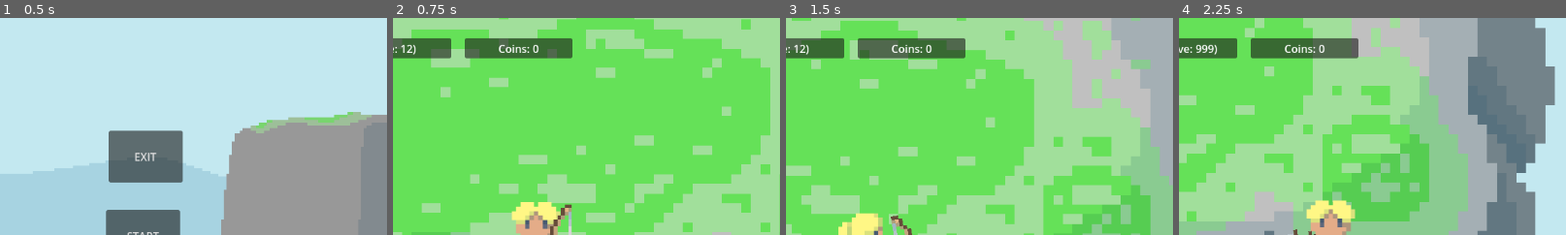
Above: before the commit, frames 1-4 (left to right).
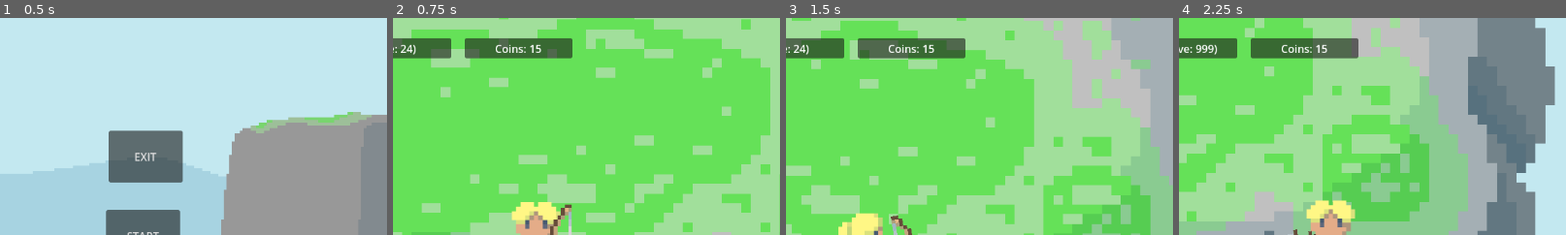
Above: after the commit, the same moments.

Repository: Kryzi/Eksamens-projekt
Game: Godot game, scene res://scenes/main_menu/main_menu.tscn
Same seed, same stepped clock (60 frames per second), same inputs: the game is played once before the commit and once after it. The engine's default icon, where the game draws it, is replaced by a stand-in: a white triangle on a blue panel in a dark square.
Inputs (mouse positions are % of the whole screen's width and height, from its top left):
- Up to frame 1 (0.5 s): no input
- Up to frame 2 (0.75 s): click "START" at 0.5 s
- Up to frame 3 (1.5 s): move the mouse to (72, 45) at 1.27 s; hold D (Right) from 1.28 s (still down); tap 0 (0) at 1.35 s
- Up to frame 4 (2.25 s): tap X (x) at 1.55, 2.1 s; move the mouse to (30, 55) at 2.02 s; release D (Right) at 2.03 s; hold S (Down) from 2.03 s (still down)
The pictures show only the part of the screen within x 32-81%, y 0-50%; the shares and areas given below are measured in that part.

Frame 1 is identical in both runs. In frame 2, 0.3% of the frame differs, in the area x 2-39%, y 12-17%; in frame 3, 0.3%; in frame 4, 0.3%.

Commit message:
shop Keeper

Diff:
--- a/globals/player_info.gd
+++ b/globals/player_info.gd
@@ -5,7 +5,7 @@
 signal coin_count_changed(new_coins: int)
 signal win_screen_reached(is_player_victorious: bool,coins_high_score: int)
 
-var current_coins: int = 0:
+var current_coins: int = 15:
 	set(value):
 		current_coins = value
 		coin_count_changed.emit(current_coins)
--- a/scenes/layouts/shop/layout_1_bridge_shop.tscn
+++ b/scenes/layouts/shop/layout_1_bridge_shop.tscn
@@ -25,7 +25,9 @@
 [ext_resource type="PackedScene" uid="uid://556qme2y04kq" path="res://scenes/weapons/fire_staff/fire_staff.tscn" id="18_batoi"]
 [ext_resource type="Texture2D" uid="uid://bdg2ds0brm88q" path="res://sprites/vaaben/ranged/ild_stav/ild-stav_idle.png" id="19_dip50"]
 [ext_resource type="Texture2D" uid="uid://mckmd17nrgpn" path="res://sprites/omraader/omraade1/bro/bro_ned-ende.png" id="19_puqjo"]
-[ext_resource type="Texture2D" uid="uid://d6d3sonbjqjh" path="res://sprites/omraader/omraade1/o1_kun-taage.png" id="20_8wijq"]
+[ext_resource type="Texture2D" uid="uid://chxdt75id3h2c" path="res://sprites/omraader/omraade1/o1_kun-taage.png" id="20_8wijq"]
+[ext_resource type="Script" path="res://scripts/shop/shop_keeper.gd" id="27_d84on"]
+[ext_resource type="Texture2D" uid="uid://cxdktks84mnsy" path="res://icon.svg" id="28_fypwu"]
 
 [sub_resource type="Resource" id="Resource_shqo3"]
 script = ExtResource("15_6p3av")
@@ -94,6 +96,7 @@
 shop_item_resource_array = Array[ExtResource("15_6p3av")]([SubResource("Resource_shqo3"), SubResource("Resource_5o5c1") …(188 unchanged characters)…
 
 [node name="TaageBagrund" type="TextureRect" parent="."]
+layout_mode = 0
 offset_left = -10174.0
 offset_top = -4968.0
 offset_right = 13664.0
@@ -190,6 +193,33 @@
 theme_override_font_sizes/font_size = 22
 text = "Filler"
 
+[node name="ShopKeeper" type="Node2D" parent="."]
+position = Vector2(959, 495)
+script = ExtResource("27_d84on")
+
+[node name="Sprite2D" type="Sprite2D" parent="ShopKeeper"]
+texture = ExtResource("28_fypwu")
+
+[node name="RefillAmmo" type="Button" parent="ShopKeeper"]
+offset_left = -257.0
+offset_top = 38.0
+offset_right = -19.0
+offset_bottom = 125.0
+theme_override_font_sizes/font_size = 22
+text = "Refill Ammo: 10 Coins"
+
+[node name="RichTextLabel" type="RichTextLabel" parent="ShopKeeper"]
+visible = false
+offset_left = 70.0
+offset_top = -32.0
+offset_right = 209.0
+offset_bottom = 31.0
+theme_override_font_sizes/normal_font_size = 22
+text = "Spasser"
+
 [connection signal="mouse_entered" from="limitPurchase" to="." method="_on_limit_purchase_mouse_entered"]
 [connection signal="mouse_exited" from="limitPurchase" to="." method="_on_limit_purchase_mouse_exited"]
 [connection signal="pressed" from="limitPurchase" to="." method="_on_limit_purchase_pressed"]
+[connection signal="mouse_entered" from="ShopKeeper/RefillAmmo" to="ShopKeeper" method="_on_refill_ammo_mouse_entered"]
+[connection signal="mouse_exited" from="ShopKeeper/RefillAmmo" to="ShopKeeper" method="_on_refill_ammo_mouse_exited"]
+[connection signal="pressed" from="ShopKeeper/RefillAmmo" to="ShopKeeper" method="_on_refill_ammo_pressed"]
--- a/scenes/main/player.tscn
+++ b/scenes/main/player.tscn
@@ -200,7 +200,6 @@
 script = ExtResource("3_fteec")
 
 [node name="BasicBow" parent="Weapon" instance=ExtResource("4_p5qdd")]
-maxAmmo = 12
 
 [node name="BasicKnife" parent="Weapon" instance=ExtResource("20_y8slu")]
 FPS_SpeedScale = 2.5
--- /dev/null
+++ b/scripts/shop/shop_keeper.gd
@@ -0,0 +1,31 @@
+extends Node2D
+
+@onready var weapon = get_node("/root/Main/Player/Weapon")
+
+var refillPrice = 10
+
+func _ready() -> void:
+	$RefillAmmo.text = "Refill Ammo: " + str(refillPrice) + " Coins"
+
+
+func _on_refill_ammo_pressed() -> void:
+	if PlayerInfo.current_coins >= refillPrice and weapon.weapons[weapon.currentWeapon].ranged == true and weapon.weapons[weapon.currentWeapon].reserveAmmo != weapon.weapons[weapon.currentWeapon].maxAmmo:
+		PlayerInfo.current_coins -= refillPrice
+		weapon.weapons[weapon.currentWeapon].reserveAmmo = weapon.weapons[weapon.currentWeapon].maxAmmo
+
+		PlayerInfo.ammo_data = {
+		"current_ammo": weapon.weapons[weapon.currentWeapon].currentAmmo,
+		"mag_size": weapon.weapons[weapon.currentWeapon].magSize,
+		"reserve_ammo": weapon.weapons[weapon.currentWeapon].reserveAmmo
+		}
+
+	else:
+		print("Du har max skud eller et melee våben")
+
+
+func _on_refill_ammo_mouse_entered() -> void:
+	PlayerInfo.is_interacting_with_UI = true
+
+
+func _on_refill_ammo_mouse_exited() -> void:
+	PlayerInfo.is_interacting_with_UI = false
Not shown: 1 places in scenes/layouts/shop/layout_1_bridge_shop.tscn that only renumber resources
